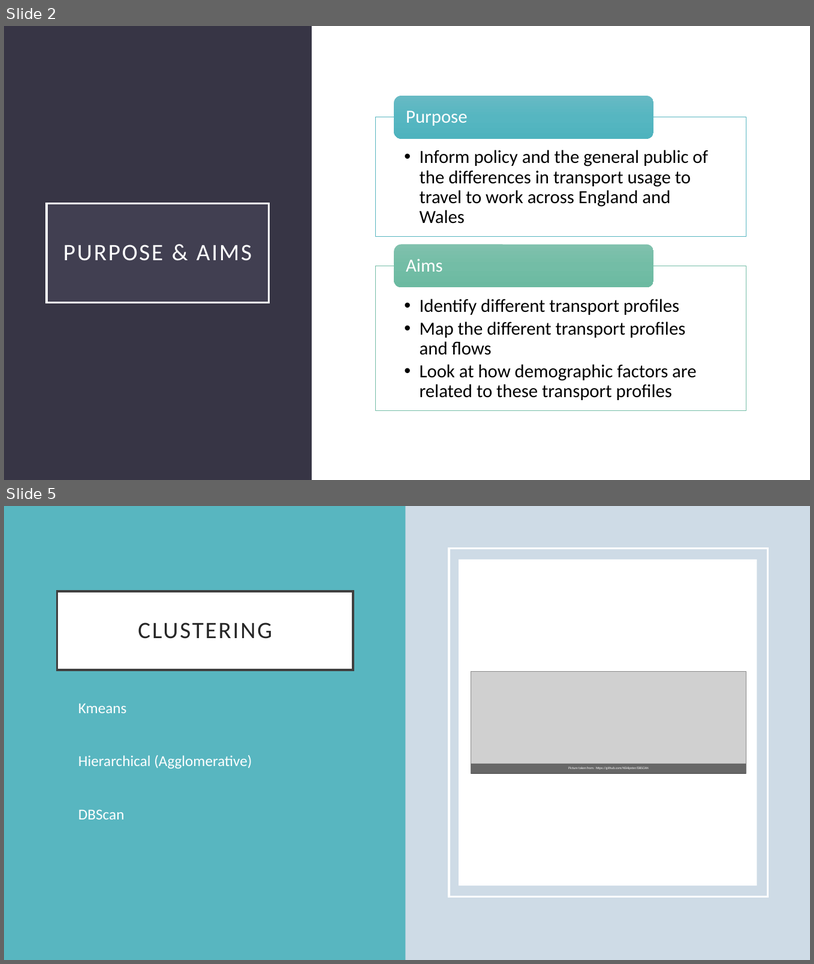
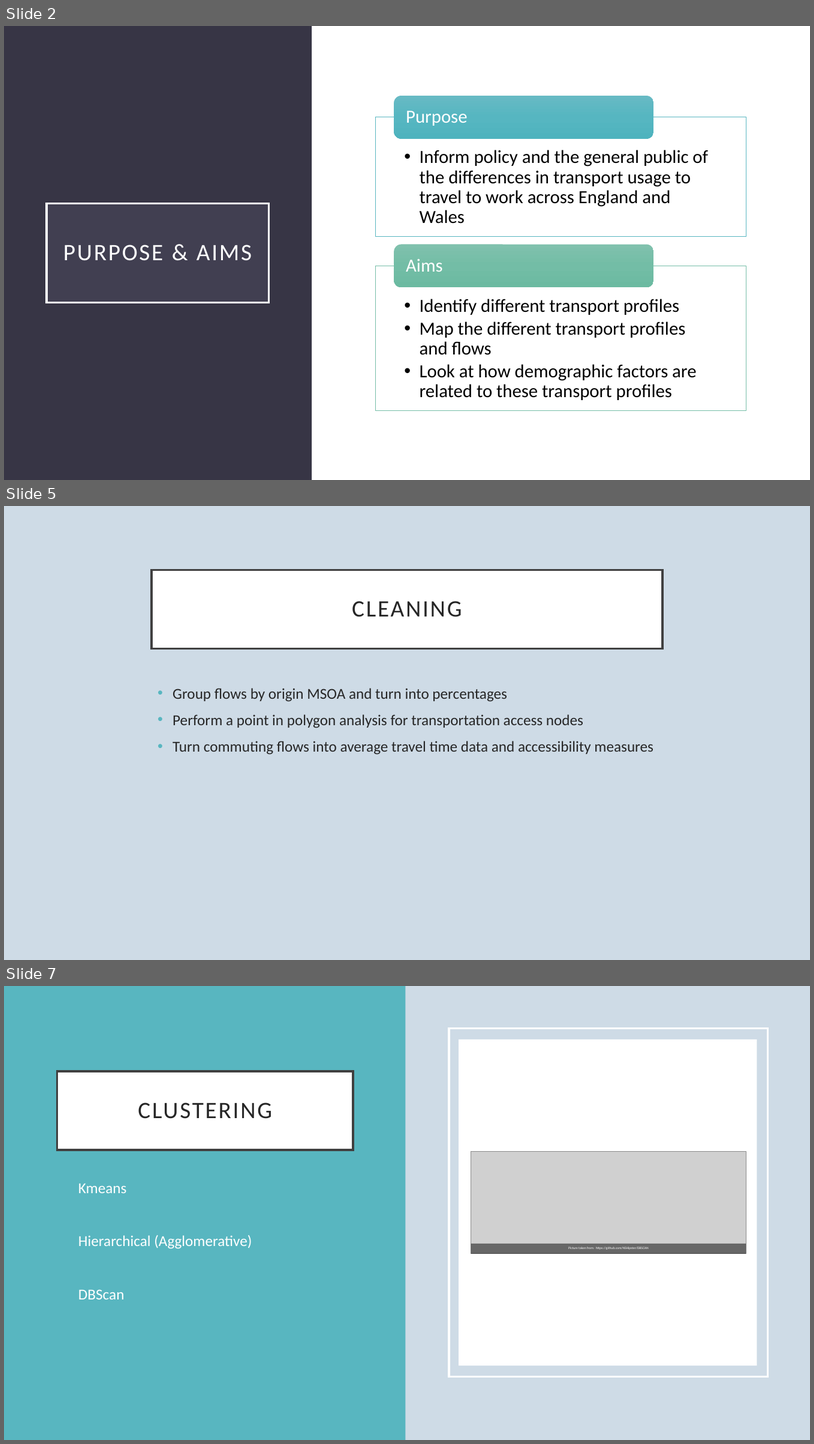
Before and after one commit to natesheehan/spidercartographers, a slide deck: For Report/Presentation.pptx. Shown one above the other, each under a label of ours: slides 2 and 5 before the commit, slides 2, 5 and 7 after it; the slides between them are not shown. The pictures are 814x964 and 814x1444 pixels, drawn with LibreOffice and Linux fonts; fonts in the diff are those of the drawing; grey boxes stand for pictures. Boxes give left, top, right and bottom in pixels: in the first picture for what was removed or moved away, otherwise in the second. Text is boxed around its words. In the diff, an @@ line names an element or a change of style, - is before the commit and + after.

```diff
--- a/For Report/Presentation.pptx
+++ b/For Report/Presentation.pptx
@@ slide 5 added at (x1=4, y1=506, x2=810, y2=960), background #CEDBE6 @@
@@ title added at (x1=152, y1=570, x2=663, y2=648), fill #FFFFFF, outline #404040 2.5 pt, 28 pt, text #262626 @@
+CLEANING
@@ text added at (x1=173, y1=688, x2=654, y2=754), 18 pt, text #262626 @@
+• Group flows by origin MSOA and turn into percentages
+• Perform a point in polygon analysis for transportation access nodes
+• Turn commuting flows into average travel time data and accessibility measures
@@ what was slide 5 is now slide 7 @@
```
Also in this commit, not shown: 2 slides changed, 2 other slides added.
